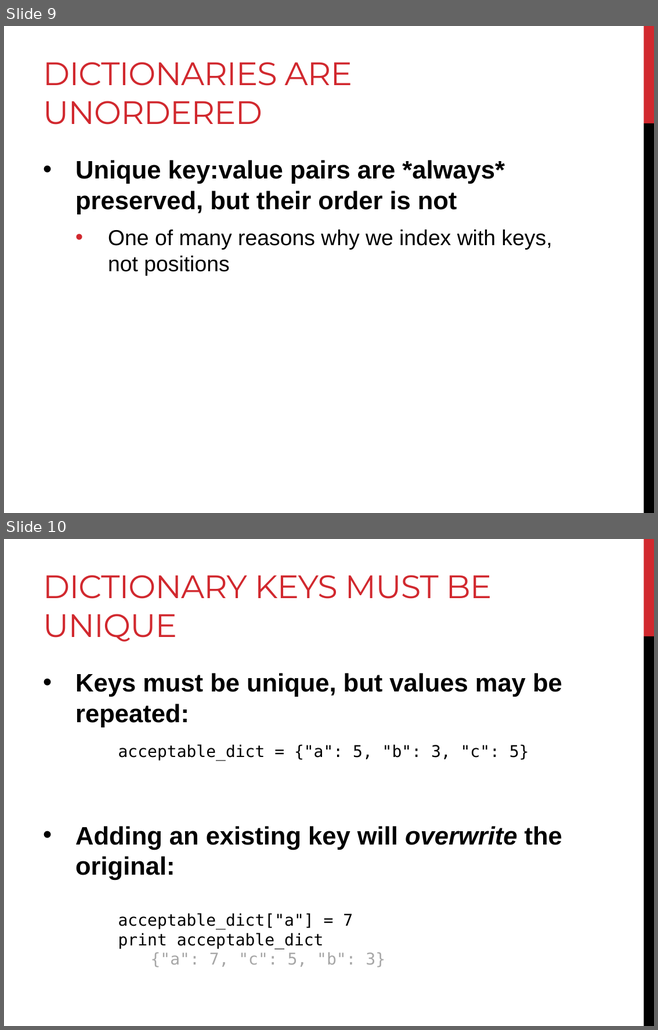
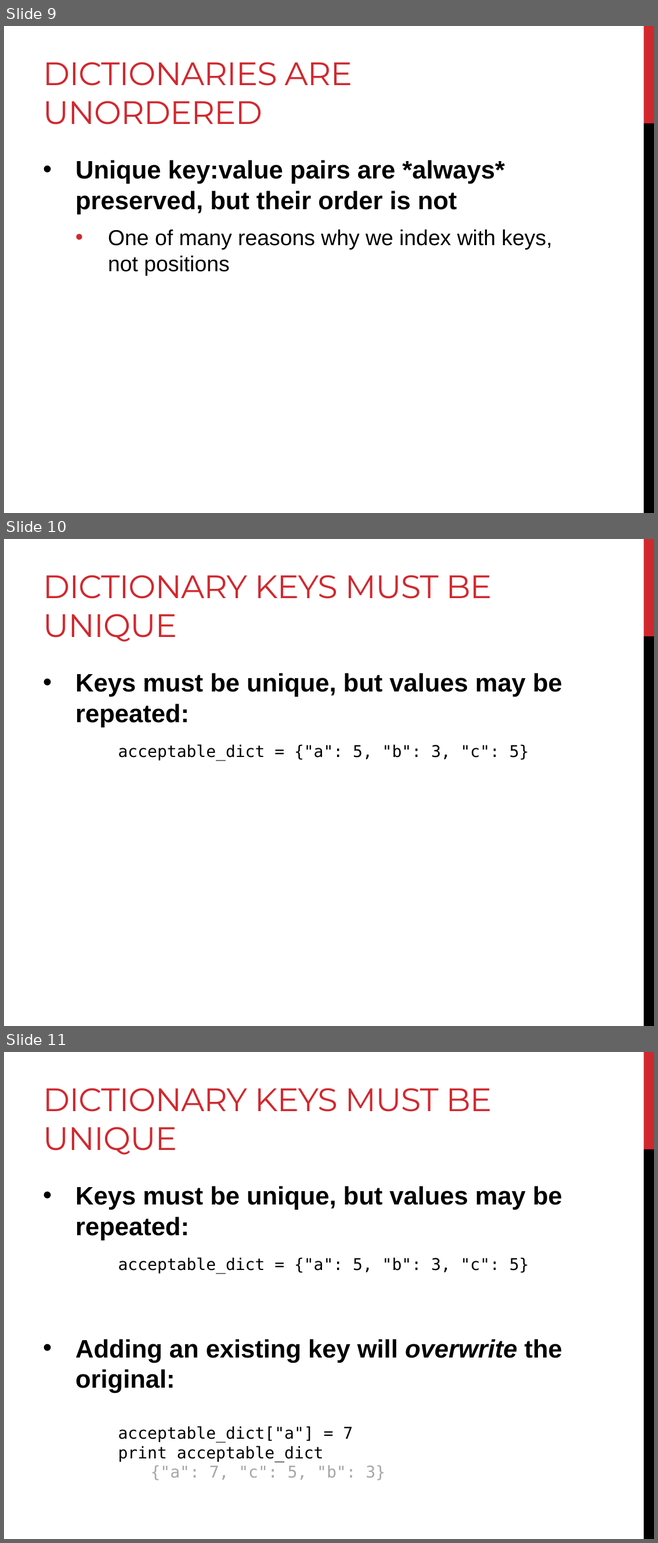
Before and after one commit to BjornFJohansson/ccbb_bigdata2015_python, a slide deck: slides/slides_day2.pptx. Shown one above the other, each under a label of ours: slides 9 and 10 before the commit, slides 9, 10 and 11 after it. The pictures are 658x1030 and 658x1543 pixels, drawn with LibreOffice and Linux fonts; fonts in the diff are those of the drawing. Boxes give left, top, right and bottom in pixels: in the first picture for what was removed or moved away, otherwise in the second. Text is boxed around its words. In the diff, an @@ line names an element or a change of style, - is before the commit and + after.

```diff
--- a/slides/slides_day2.pptx
+++ b/slides/slides_day2.pptx
@@ slide 10 added at (4,539,654,1026), background #FFFFFF; not listed: 2 template elements that a slide beside it also shows @@
@@ title added at (43,575,492,642), 36 pt, text #D1282E @@
+DICTIONARY KEYS MUST BE UNIQUE
@@ text added at (75,673,562,727), 28 pt, text #000000, bold @@
+• Keys must be unique, but values may be repeated:
@@ text added at (118,744,529,761), 18 pt, text #000000 @@
+acceptable_dict = {"a": 5, "b": 3, "c": 5}
@@ what was slide 10 is now slide 11 @@
```
Also in this commit, not shown: 4 slides changed, 2 other slides added, 1 other file.
